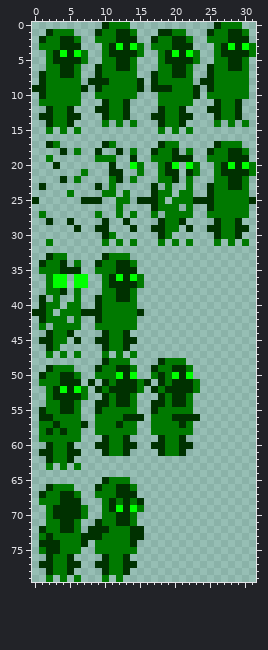
Two versions of one sprite sheet, res/assets/gfx/player.png. Above is the file before it was changed.
The file is 32x80 pixels.
After the commit:
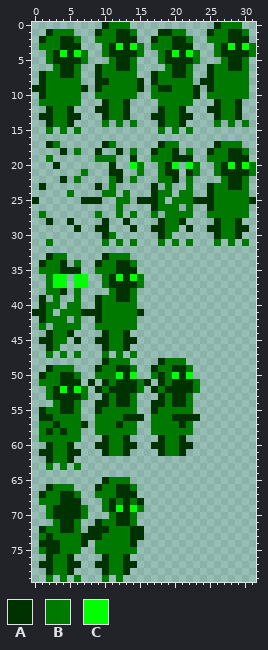
Palette (. is transparent): A #003100  B #007900  C #00ff00
Changes in this commit:
@@ x 0..31 @@
  4 ..BACACB..BAAAAB..BACACB..BAAAAB
- 5 ..BAAAAB..BBAAB...BAAAAB..BBAAB.
- 6 ..BBAAB..ABBAAB...BBAAB..ABBAAB.
+ 5 ..BAAAAB...BAAB...BAAAAB...BAAB.
+ 6 ...BAAB..ABBAAB....BAAB..ABBAAB.
  7 .ABBAAB..ABBBBB..ABBAAB..ABBBBB.
- 8 .ABBBBB.AAABBBBA.ABBBBB.AABBBBB.
- 9 AABBBBBA.ABBBBBA.AAABBBA.ABBBBB.
-10 .ABBBBB..BBBBBB...BBBBBA.BBBBBB.
+ 8 .ABBBBB..AABBBBA.ABBBBB.AABBBBB.
+ 9 AABBBBBA.ABBBBBA.BAABBBA.ABBBBB.
+10 .ABBBBB..BBBBBB..BBBBBBA.BBBBBB.
 11 .BBBBBB...ABBA....BBBBB...ABBA..
@@ x 24..28 @@
 21 ..BAA
-22 ..BBA
+22 ...BA
 23 .ABBA
@@ x 8..12 @@
 37 ..BAA
-38 ..BBA
+38 ...BA
 39 .ABBA
@@ x 0..4 @@
 53 ..BAA
-54 ..BBA
+54 ...BA
 55 .ABBA
@@ x 0..12 @@
 69 ..BAAAAB..BAC
-70 ..BAAAAB..BBA
-71 ..BBAAB..ABBA
+70 ..BAAAAB...BA
+71 ...BAAB..ABBA
 72 .ABBAAB.AAABB
